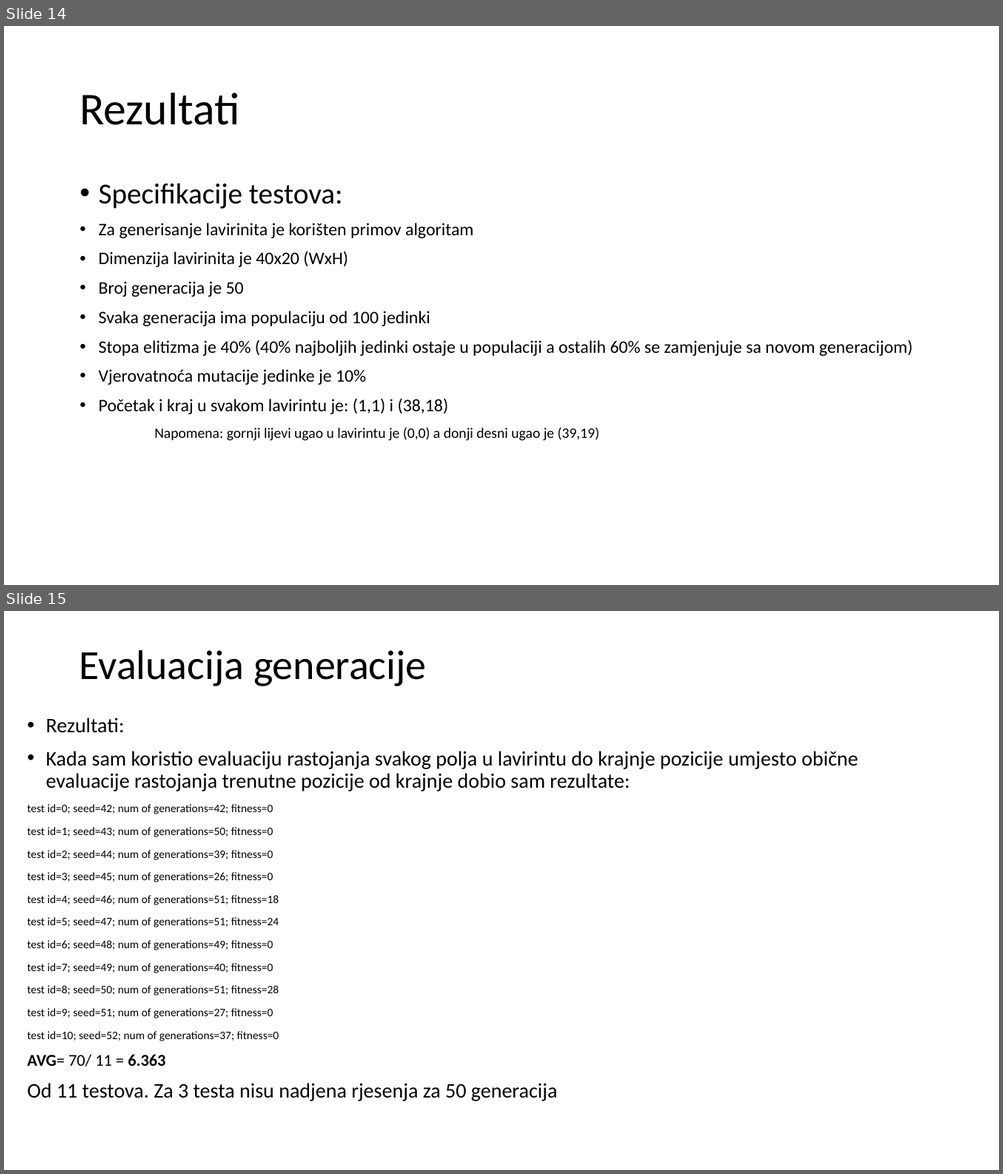
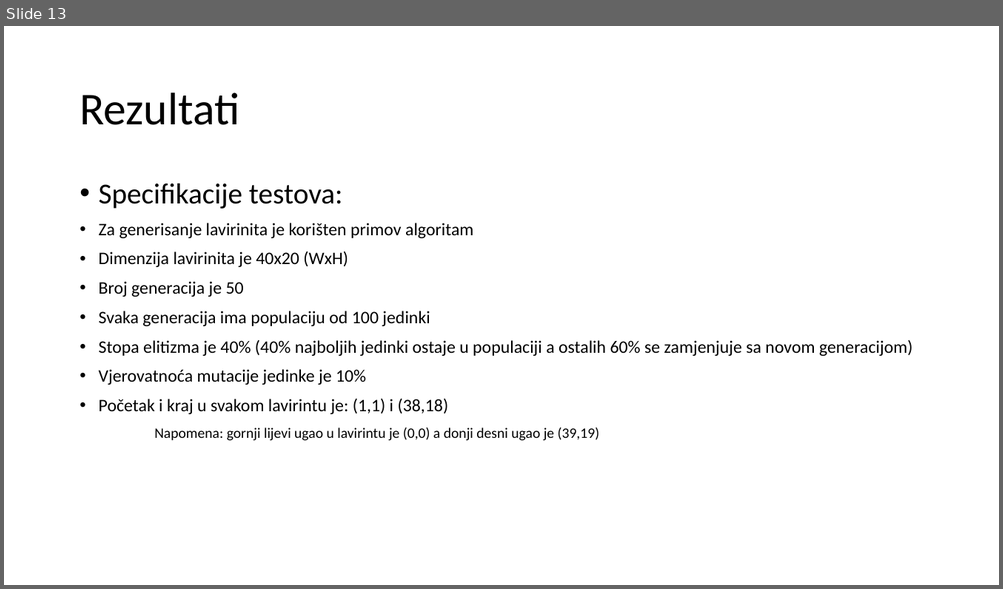
Before and after one commit to LopD/GeneticAlgorithmMazeSolver, a slide deck: Lavirint - Pronalazak izlaza iz lavirinta primenom genetskog.pptx. Shown one above the other, each under a label of ours: slides 14 and 15 before the commit, slide 13 after it. The pictures are 1003x1174 and 1003x589 pixels, drawn with LibreOffice and Linux fonts; fonts in the diff are those of the drawing. Boxes give left, top, right and bottom in pixels: in the first picture for what was removed or moved away, otherwise in the second. Text is boxed around its words. In the diff, an @@ line names an element or a change of style, - is before the commit and + after.

```diff
--- a/Lavirint - Pronalazak izlaza iz lavirinta primenom genetskog.pptx
+++ b/Lavirint - Pronalazak izlaza iz lavirinta primenom genetskog.pptx
@@ slide 15 removed at <box>4,611,999,1170</box>, background #FFFFFF @@
@@ title removed at <box>79,650,427,686</box> @@
-Evaluacija generacije
@@ text removed at <box>27,718,858,1102</box> @@
-• Rezultati:
-• Kada sam koristio evaluaciju rastojanja svakog polja u lavirintu do krajnje pozicije umjesto obične evaluacije rastojanja trenutne pozicije od krajnje dobio sam rezultate:
-test id=0; seed=42; num of generations=42; fitness=0
-test id=1; seed=43; num of generations=50; fitness=0
-test id=2; seed=44; num of generations=39; fitness=0
-test id=3; seed=45; num of generations=26; fitness=0
-test id=4; seed=46; num of generations=51; fitness=18
-test id=5; seed=47; num of generations=51; fitness=24
-test id=6; seed=48; num of generations=49; fitness=0
-test id=7; seed=49; num of generations=40; fitness=0
-test id=8; seed=50; num of generations=51; fitness=28
-test id=9; seed=51; num of generations=27; fitness=0
-test id=10; seed=52; num of generations=37; fitness=0
-AVG= 70/ 11 = 6.363
-Od 11 testova. Za 3 testa nisu nadjena rjesenja za 50 generacija
@@ what was slide 14 is now slide 13 @@
```
Also in this commit, not shown: 4 slides changed, 1 slide added, 2 other slides removed, 8 other files.
